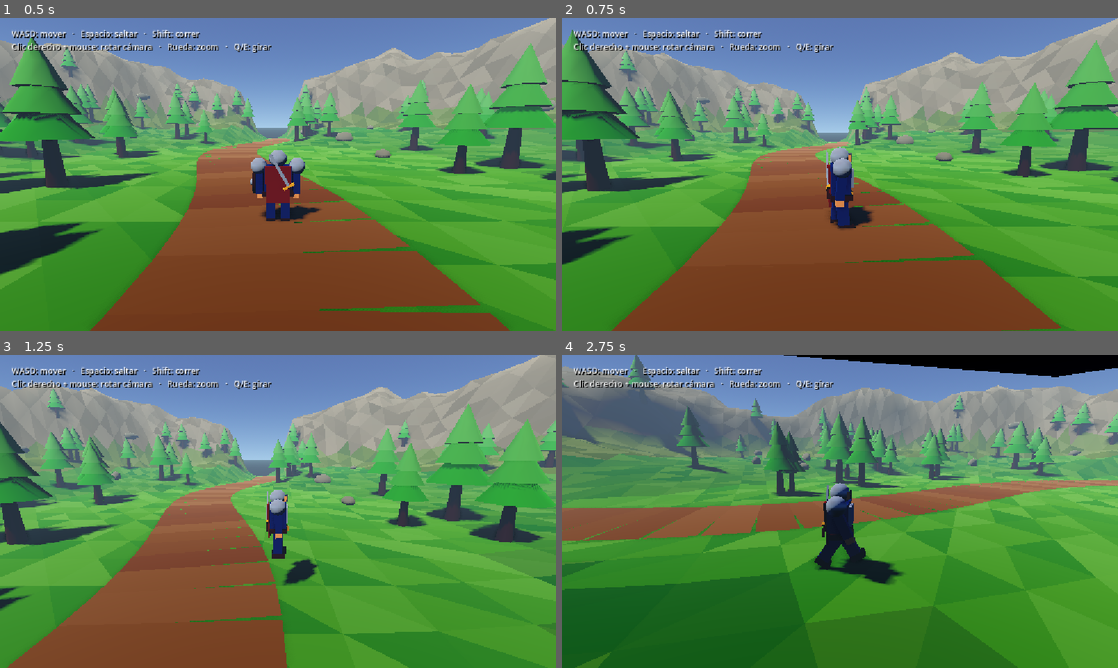
Above: before the commit, frames 1-4 (two rows, left to right).
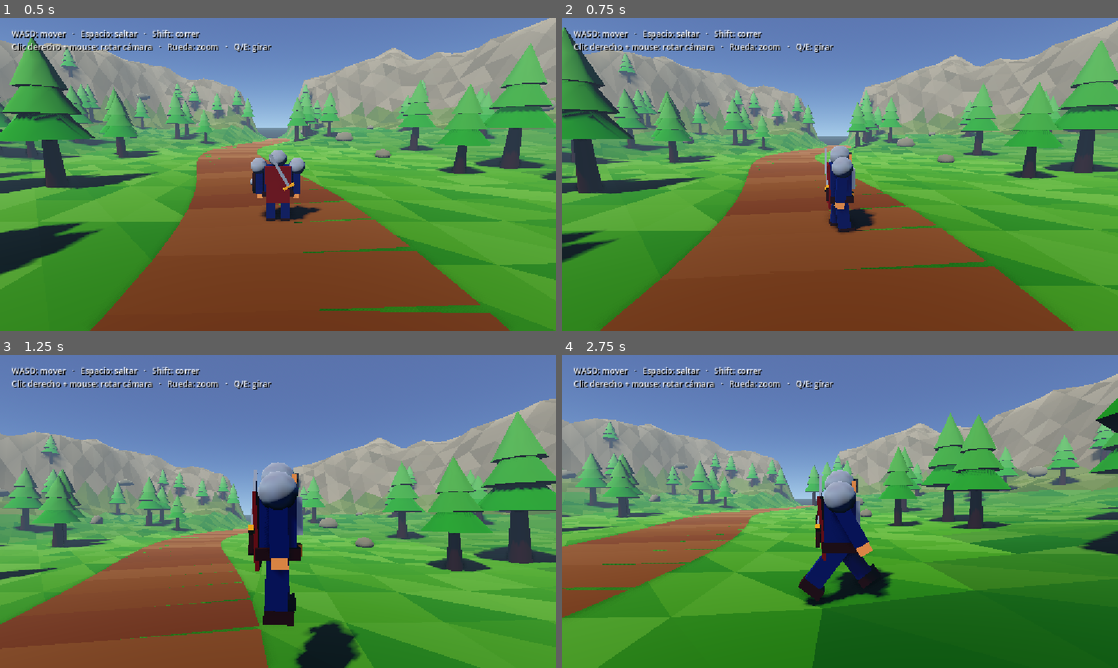
Above: after the commit, the same moments.

Repository: loremaster23/ClassicRPG
Game: Godot game, scene res://Mapa1/Escena1.tscn
Same seed, same stepped clock (60 frames per second), same inputs: the game is played once before the commit and once after it.
Inputs (mouse positions are in pixels of both pictures, inside the frame that each line leads up to):
- Up to frame 1 (0.5 s): no input
- Up to frame 2 (0.75 s): tap Enter at 0.5 s; move the mouse to (962, 158) at 0.52 s; hold D (move_right) from 0.53 s (still down); hold Mouse wheel up (camera_zoom_in) from 0.53 s (still down); click (962, 158) at 0.67 s
- Up to frame 3 (1.25 s): keep holding D (move_right); keep holding Mouse wheel up (camera_zoom_in); tap Space (jump) at 0.77 s; tap Mouse wheel down (camera_zoom_out) at 0.8 s
- Up to frame 4 (2.75 s): move the mouse to (728, 527) at 1.27 s; release D (move_right) at 1.28 s; release Mouse wheel up (camera_zoom_in) at 1.28 s; hold S (move_back) 1.28-2.03 s; tap Mouse wheel down (camera_zoom_out) at 1.35 s; click (728, 527) at 1.42 s; tap Space (jump) at 1.52 s; tap Q at 1.55 s; move the mouse to (895, 442) at 2.02 s; hold D (move_right) from 2.03 s (still down); hold Q from 2.03 s (still down); click (895, 442) at 2.17 s; tap E at 2.3 s

Frame 1 is identical in both runs. In frame 2, 14% of the frame differs, in the area x 0-100%, y 0-100%; in frame 3, 56%; in frame 4, 74%.

Commit message:
Fase 1 Paso B3.3: migrar controles de cámara al InputMap

Diff:
--- a/Camara.gd
+++ b/Camara.gd
@@ -17,6 +17,8 @@
 var distancia := 8.0
 var distancia_objetivo := 8.0
 
+var _orbiting := false
+
 func _ready() -> void:
 	camara = $Camera3D
 	camara.make_current()
@@ -24,11 +26,6 @@
 func _process(delta: float) -> void:
 	if objetivo:
 		global_position = objetivo.global_position
-
-	if Input.is_key_pressed(KEY_Q):
-		yaw += VELOCIDAD_GIRO * delta
-	if Input.is_key_pressed(KEY_E):
-		yaw -= VELOCIDAD_GIRO * delta
 
 	distancia = lerpf(distancia, distancia_objetivo, clampf(10.0 * delta, 0.0, 1.0))
 	_colocar_camara()
@@ -53,11 +50,14 @@
 	camara.look_at(foco, Vector3.UP)
 
 func _unhandled_input(evento: InputEvent) -> void:
-	if evento is InputEventMouseButton:
-		if evento.button_index == MOUSE_BUTTON_WHEEL_UP:
-			distancia_objetivo = maxf(distancia_objetivo - 0.8, DISTANCIA_MIN)
-		elif evento.button_index == MOUSE_BUTTON_WHEEL_DOWN:
-			distancia_objetivo = minf(distancia_objetivo + 0.8, DISTANCIA_MAX)
-	elif evento is InputEventMouseMotion and Input.is_mouse_button_pressed(MOUSE_BUTTON_RIGHT):
-		yaw -= evento.relative.x * SENSIBILIDAD
-		pitch = clampf(pitch + evento.relative.y * SENSIBILIDAD, PITCH_MIN, PITCH_MAX)
+		if evento is InputEventMouseButton:
+			if Input.is_action_pressed("camera_zoom_in"):
+				distancia_objetivo = maxf(distancia_objetivo - 0.8, DISTANCIA_MIN)
+			elif Input.is_action_pressed("camera_zoom_out"):
+				distancia_objetivo = minf(distancia_objetivo + 0.8, DISTANCIA_MAX)
+			elif evento.button_index == MOUSE_BUTTON_RIGHT:
+				_orbiting = evento.pressed
+		elif evento is InputEventMouseMotion:
+			if _orbiting:
+				yaw -= evento.relative.x * SENSIBILIDAD
+				pitch = clampf(pitch + evento.relative.y * SENSIBILIDAD, PITCH_MIN, PITCH_MAX)
